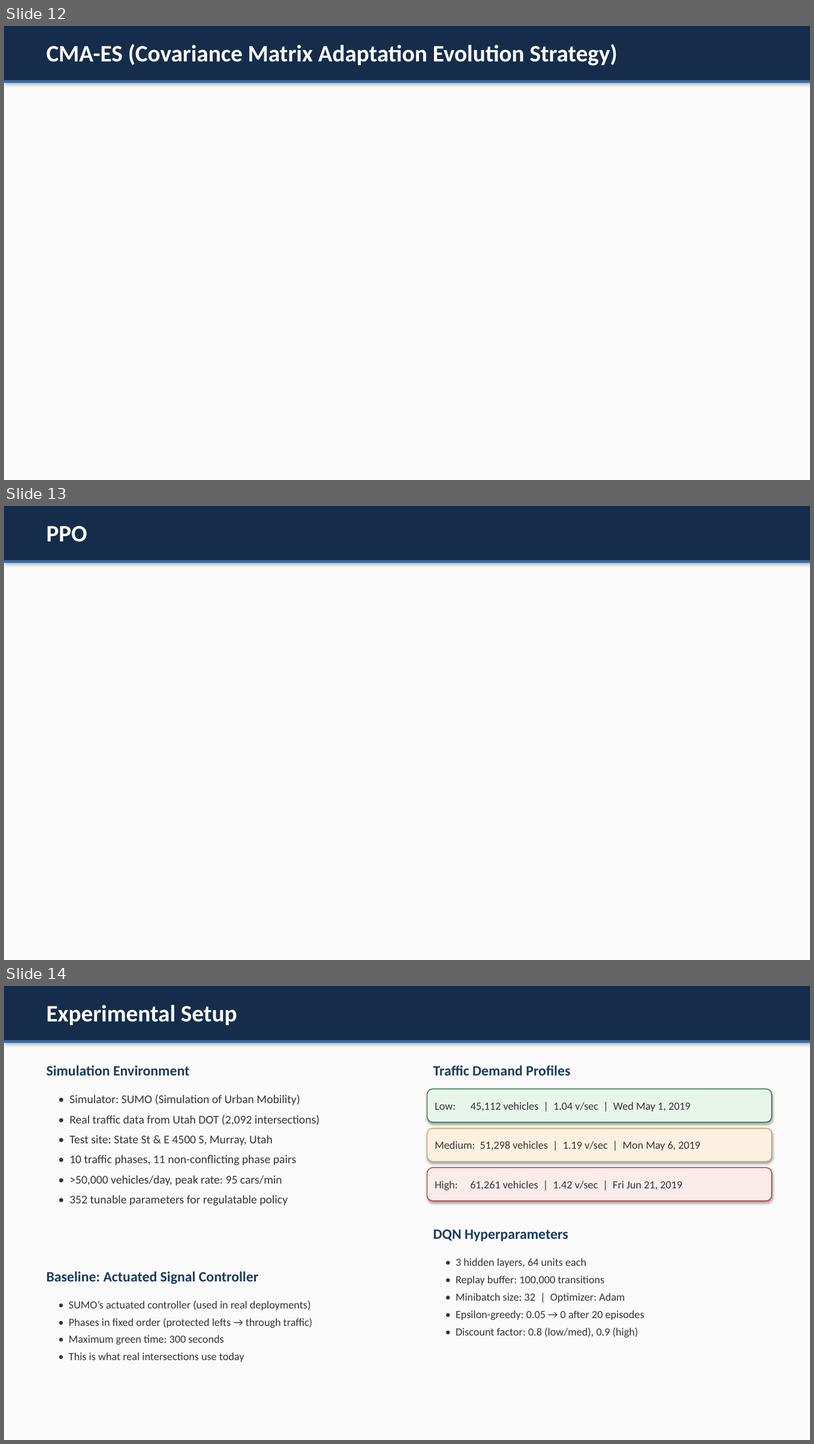
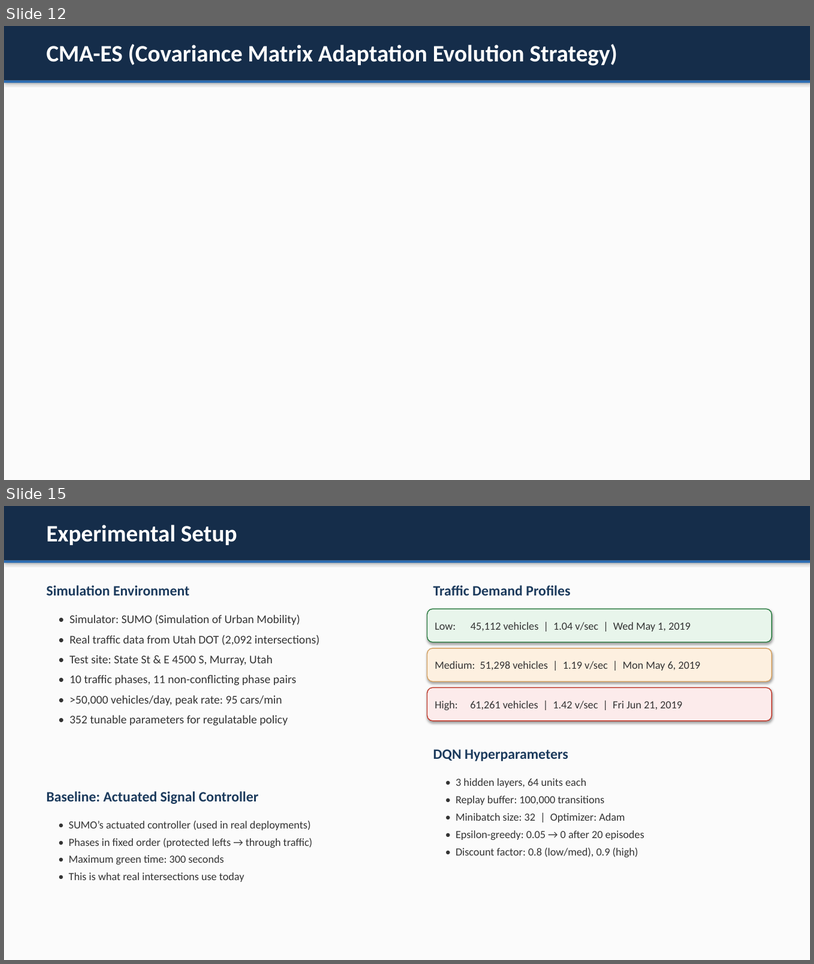
Before and after one commit to naaz-verma/python_projects, a slide deck: Traffic_Signal_Control_Presentationgroup.pptx. Shown one above the other, each under a label of ours: slides 12, 13 and 14 before the commit, slides 12 and 15 after it; the slides between them are not shown. The pictures are 814x1444 and 814x964 pixels, drawn with LibreOffice and Linux fonts; fonts in the diff are those of the drawing. Boxes give left, top, right and bottom in pixels: in the first picture for what was removed or moved away, otherwise in the second. Text is boxed around its words. In the diff, an @@ line names an element or a change of style, - is before the commit and + after.

```diff
--- a/Traffic_Signal_Control_Presentationgroup.pptx
+++ b/Traffic_Signal_Control_Presentationgroup.pptx
@@ slide 13 removed at bbox=[4, 506, 810, 960], background #FBFBFB @@
@@ rectangle removed at bbox=[4, 506, 810, 561] @@
@@ text removed at bbox=[47, 526, 87, 542] @@
-PPO
@@ rectangle removed at bbox=[4, 561, 810, 563] @@
@@ what was slide 14 is now slide 15 @@
```
Also in this commit, not shown: 2 slides added, 1 other file.
